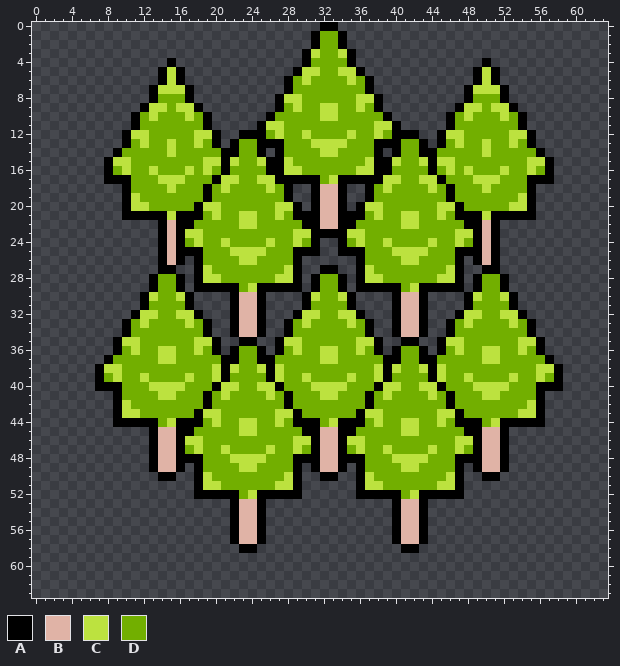
File history of a pixel-art sprite, public/assets/Tiles/Plains/Woods/sheet.png. Above: the version before the commit.
The file is 64x64 pixels.
Palette (. is transparent): A #000000  B #e0b3a6  C #bce23f  D #72af00
New version:
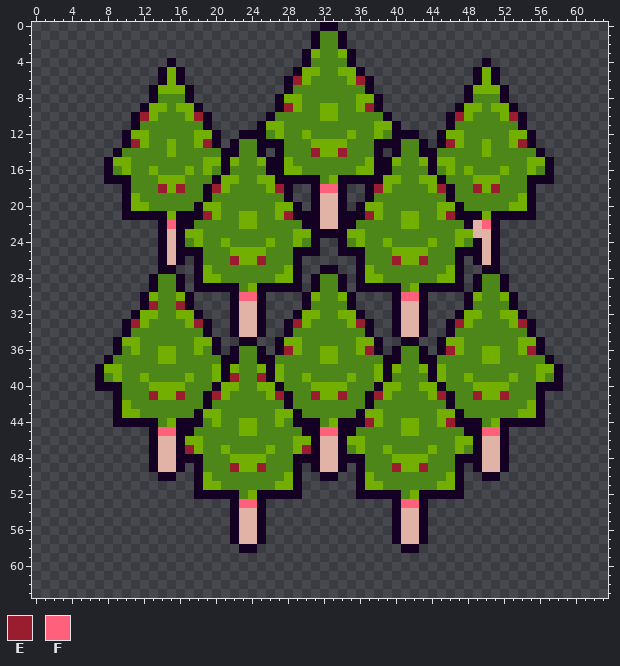
Colours new in this view: E #991d2f  F #ff607b
The exact change:
colour A: #000000 -> #130023
colour C: #bce23f -> #72af00
colour D: #72af00 -> #4e8719
Changed rows in their new state; - is a pixel that keeps its letter.
first column x 11:
 6 ------------------E------E------------------
 9 -----------------E--------E-----------------
10 -E-----E----------------------------E-----E-
13 E-------E--------------------------E-------E
14 --------------------E--E--------------------
first column x 14:
18 E-E---E------E----FF----E------E---E-E
21 -----E--------E--------E--------E-----
22 -F---------------------------------BF-
23 -----------------------------------B--
26 --------E--E--------------E--E--------
first column x 11:
30 ------------FF----------------FF-------------
31 --E--E---------------------------------------
33 E------E----------E------E----------E------E-
36 -----------------E--------E--------E--------E
39 -----------E--E------------------------------
41 --E--E---E------E---E--E---E------E---E--E---
44 --------------------------E--------E---------
45 ---FF----------------FF----------------FF----
47 ------E------------E-------------------------
49 -----------E--E--------------E--E------------
first column x 23:
53 FF----------------FF
